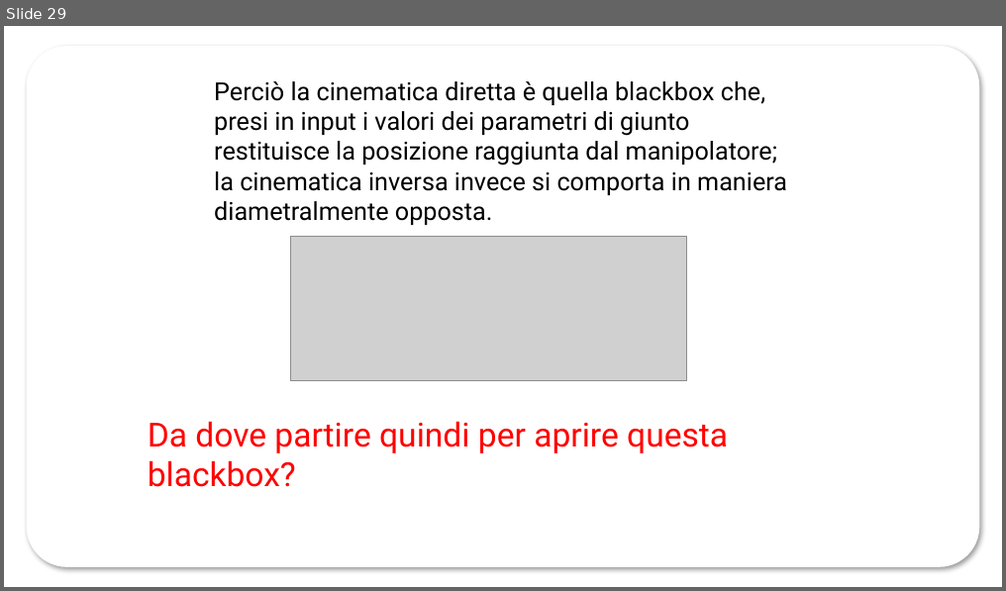
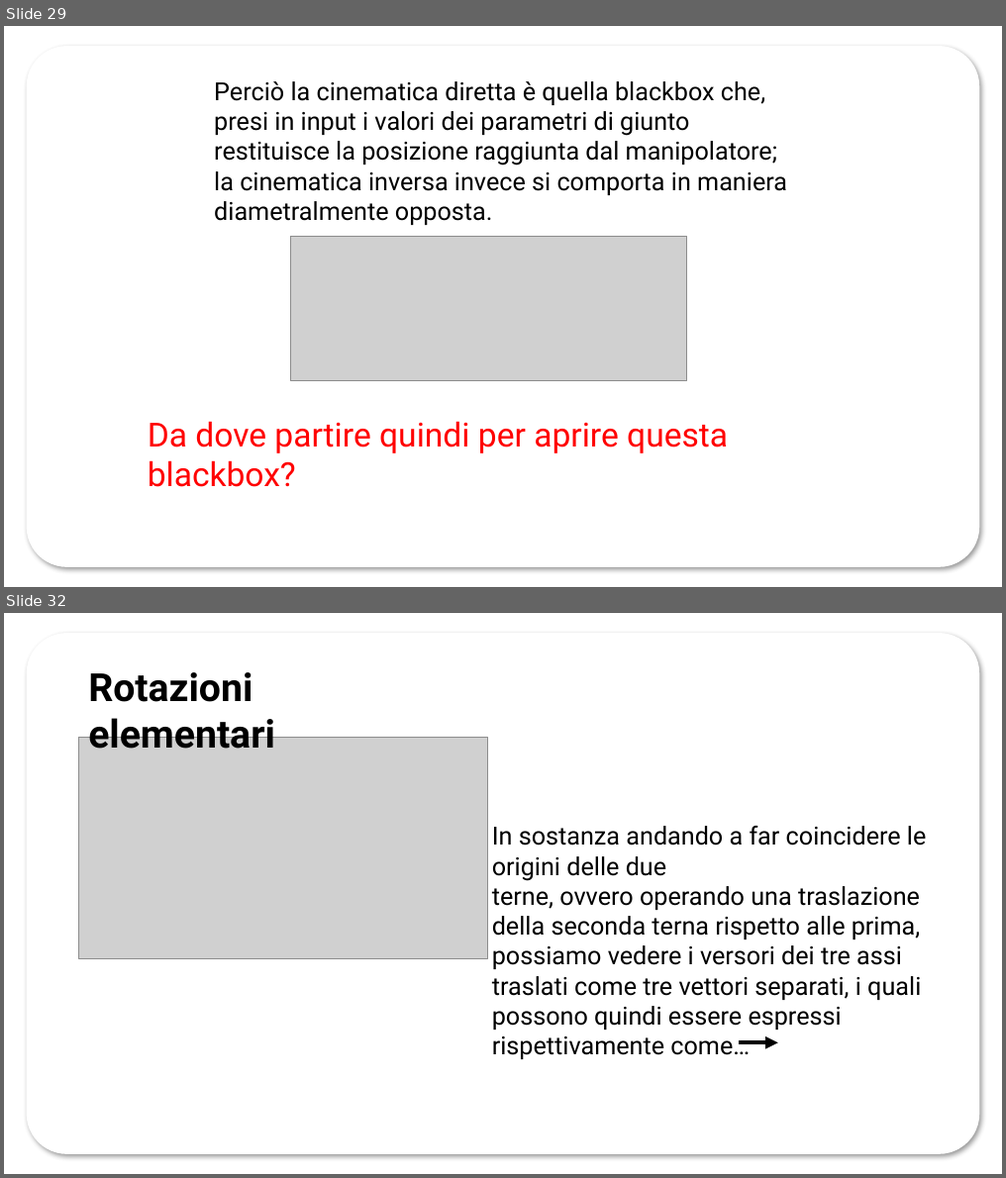
Before and after one commit to mpiffari/SourceCode_BachelorDegree, a slide deck: ABB_KMRosso.pptx. Shown one above the other, each under a label of ours: slide 29 before the commit, slides 29 and 32 after it; the slides between them are not shown. The pictures are 1006x591 and 1006x1178 pixels, drawn with LibreOffice and Linux fonts; fonts in the diff are those of the drawing; grey boxes stand for pictures; background and template pictures are left out. Boxes give left, top, right and bottom in pixels: in the first picture for what was removed or moved away, otherwise in the second. Text is boxed around its words. In the diff, an @@ line names an element or a change of style, - is before the commit and + after.

```diff
--- a/ABB_KMRosso.pptx
+++ b/ABB_KMRosso.pptx
@@ slide 32 added at bbox=[4, 613, 1002, 1174], background picture (left out); not listed: 1 template element that a slide beside it also shows @@
@@ text added at bbox=[88, 672, 275, 749], 28 pt, text #000000, bold @@
+Rotazioni elementari
@@ picture added at bbox=[79, 737, 488, 959] @@
@@ text added at bbox=[492, 826, 926, 1059], 18 pt, text #000000 @@
+In sostanza andando a far coincidere le origini delle due
+terne, ovvero operando una traslazione della seconda terna rispetto alle prima,
+possiamo vedere i versori dei tre assi traslati come tre vettori separati, i quali
+possono quindi essere espressi rispettivamente come…
@@ arrow added from (739, 1043) to (778, 1043), #000000 3 pt @@
```
Also in this commit, not shown: 3 slides changed, 3 other slides added, 4 slides removed.
